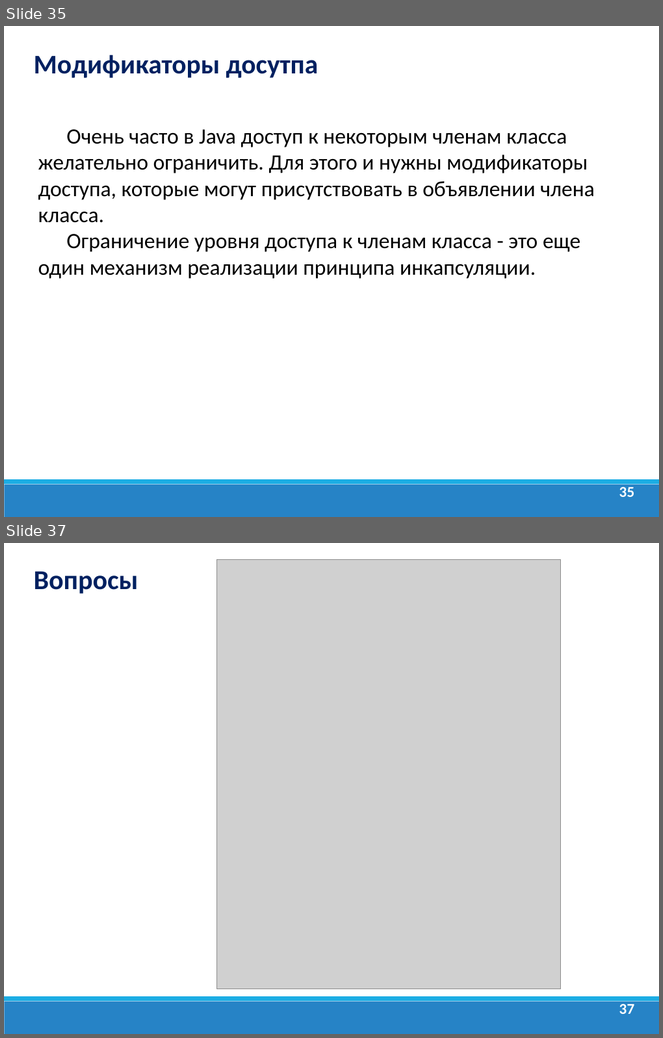
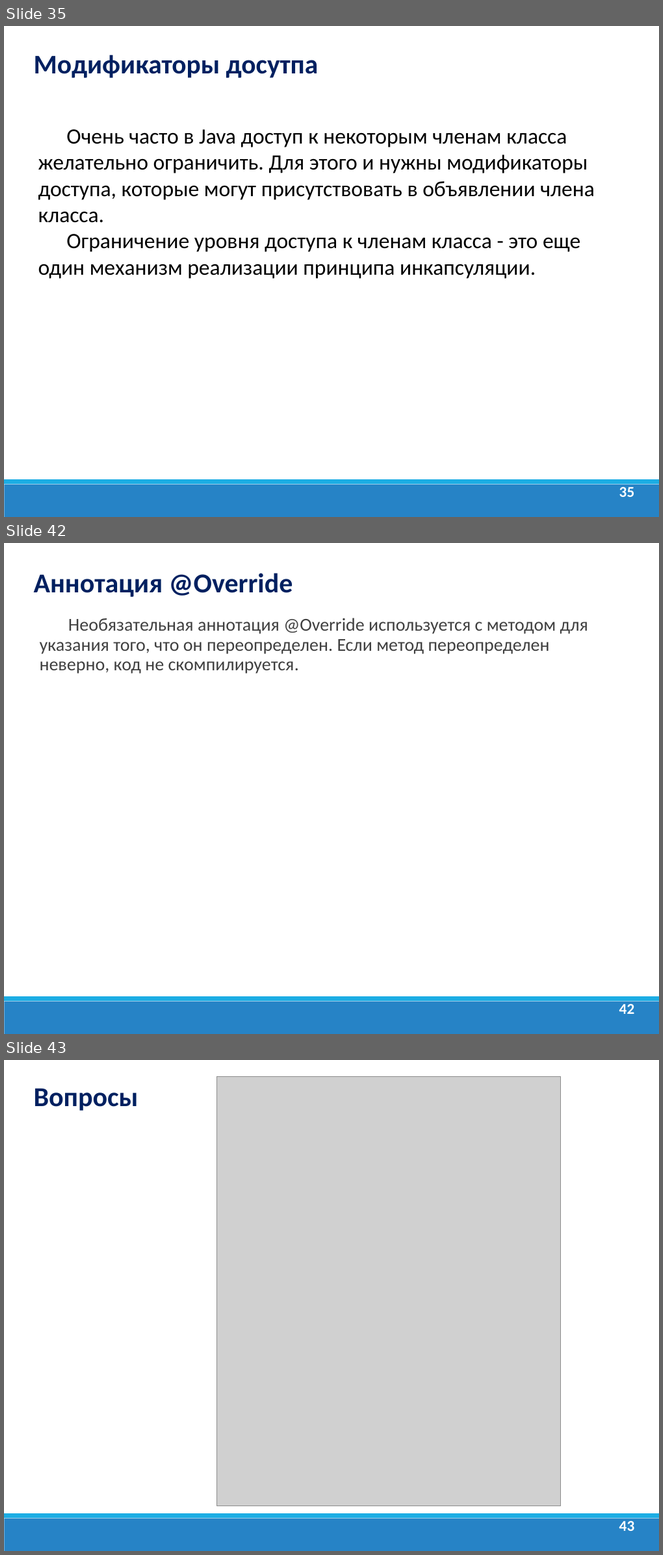
Before and after one commit to dmitry-academy/academy_5220, a slide deck: academy5220/resources/presentations/Java Lection 7. ООП.ppt. Shown one above the other, each under a label of ours: slides 35 and 37 before the commit, slides 35, 42 and 43 after it; the slides between them are not shown. The pictures are 663x1038 and 663x1555 pixels, drawn with LibreOffice and Linux fonts; fonts in the diff are those of the drawing; grey boxes stand for pictures; background and template pictures are left out. Boxes give left, top, right and bottom in pixels: in the first picture for what was removed or moved away, otherwise in the second. Text is boxed around its words. In the diff, an @@ line names an element or a change of style, - is before the commit and + after.

```diff
--- a/academy5220/resources/presentations/Java Lection 7. ООП.ppt
+++ b/academy5220/resources/presentations/Java Lection 7. ООП.ppt
@@ slide 42 added at box(4, 543, 659, 1034), background #FFFFFF; not listed: 2 template elements that a slide beside it also shows @@
@@ text added at box(34, 573, 293, 597), 30 pt, text #002060, bold @@
+Аннотация @Override
@@ text added at box(40, 618, 588, 674), 20 pt, text #404040 @@
+Необязательная аннотация @Override используется с методом для указания того, что он переопределен. Если метод переопределен неверно, код не скомпилируется.
@@ page number added at box(620, 1004, 635, 1014), 16.6 pt, text #FFFFFF, bold @@
+42
@@ what was slide 37 is now slide 43 @@
@@ page number at box(620, 1521, 635, 1531): text changed @@
-37
+43
```
Also in this commit, not shown: 2 slides changed, 5 other slides added, 11 other files.
